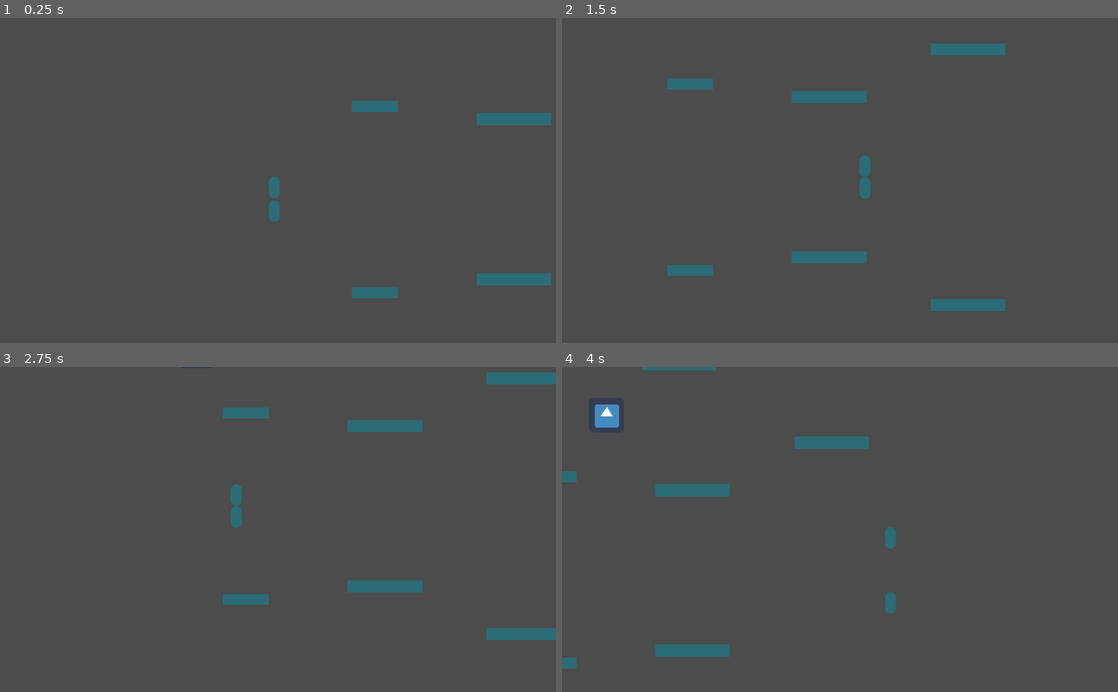
Above: before the commit, frames 1-4 (two rows, left to right).
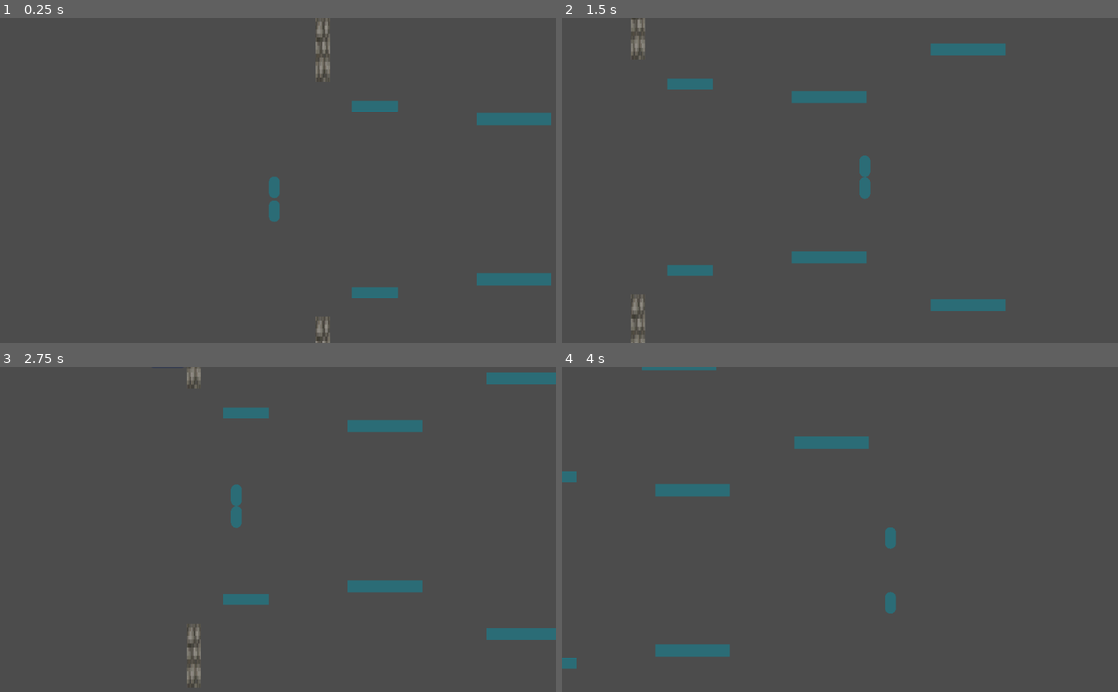
Above: after the commit, the same moments.

Repository: Notebooked/Reflection-prototype
Game: Godot game, scene res://Main.tscn
Same seed, same stepped clock (60 frames per second), same inputs: the game is played once before the commit and once after it. The engine's default icon, where the game draws it, is replaced by a stand-in: a white triangle on a blue panel in a dark square.
Inputs:
- Up to frame 1 (0.25 s): no input
- Up to frame 2 (1.5 s): hold D (right) from 0.53 s (still down); tap Shift (dash) at 0.6 s; tap Space (jump) at 0.77 s; tap Tab (switch_world) at 1.35 s
- Up to frame 3 (2.75 s): tap Space (jump) at 1.52 s; release D (right) at 2.03 s; hold A (left) from 2.03 s (still down); tap Shift (dash) at 2.1 s
- Up to frame 4 (4 s): release A (left) at 2.78 s; hold D (right) from 2.78 s (still down); tap Tab (switch_world) at 2.85 s; tap Space (jump) at 3.02, 3.77 s; tap Shift (dash) at 3.6 s

The runs differ from the first frame. In frame 1, 0.3% of the frame differs, in the area x 56-60%, y 0-100%; in frame 2, 0.3%, in the area x 12-15%, y 0-100%; in frame 3, 0.3%; in frame 4, 0.3%.

Commit message:
murder

Diff:
--- a/Main.tscn
+++ b/Main.tscn
@@ -1,6 +1,7 @@
-[gd_scene load_steps=5 format=2]
+[gd_scene load_steps=6 format=2]
 
 [ext_resource path="res://Player.tscn" type="PackedScene" id=1]
+[ext_resource path="res://Breakable Ground.tscn" type="PackedScene" id=2]
 [ext_resource path="res://Platform.tscn" type="PackedScene" id=4]
 [ext_resource path="res://Platforms.gd" type="Script" id=5]
 [ext_resource path="res://BulletSpawner.tscn" type="PackedScene" id=6]
@@ -41,4 +42,8 @@
 position = Vector2( 392, -120 )
 scale = Vector2( 23.2686, 1.11793 )
 
+[node name="Breakable Ground" parent="Platforms" instance=ExtResource( 2 )]
+position = Vector2( 544, 24 )
+scale = Vector2( 1.33143, 5.92351 )
+
 [node name="BulletSpawner" parent="." instance=ExtResource( 6 )]
